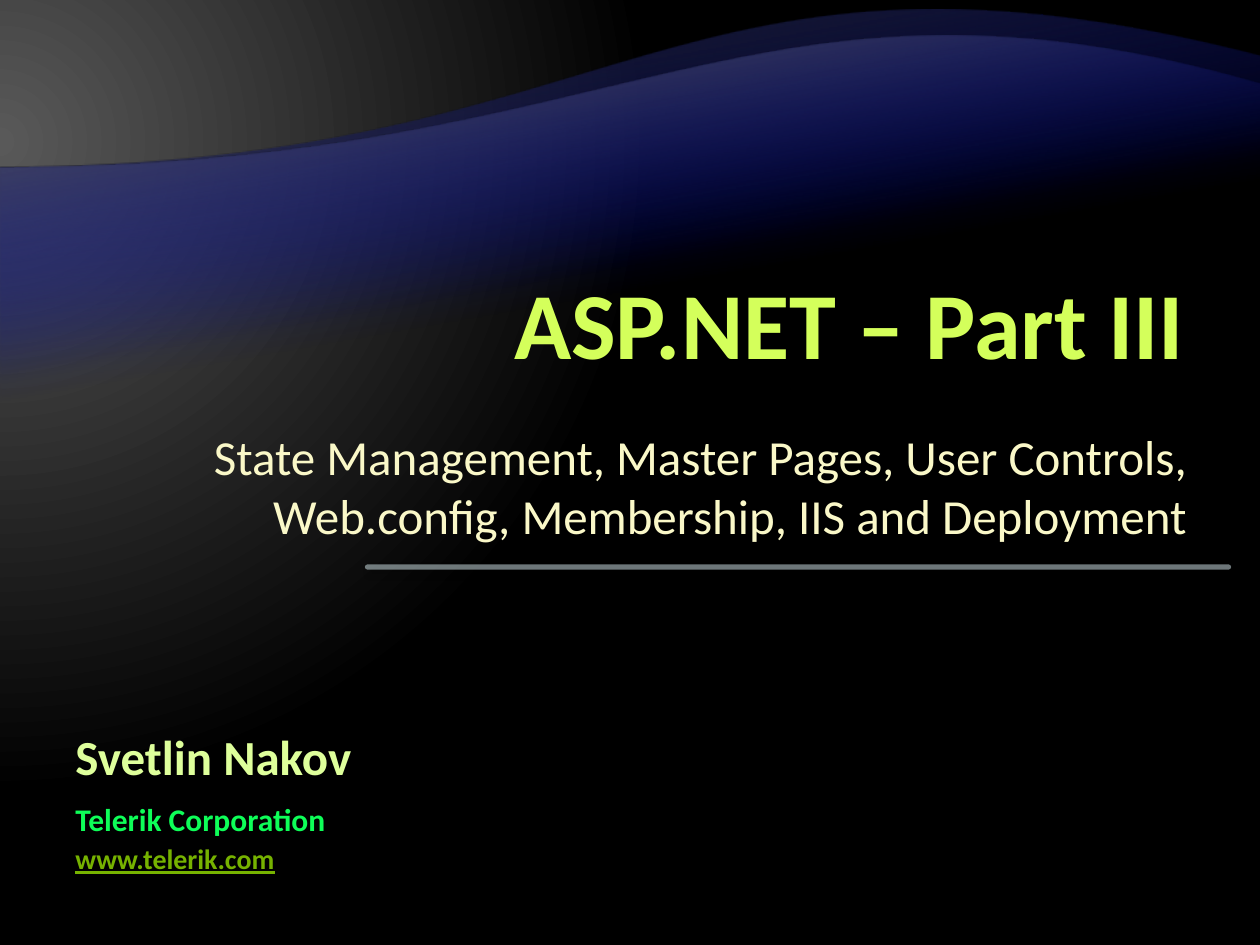
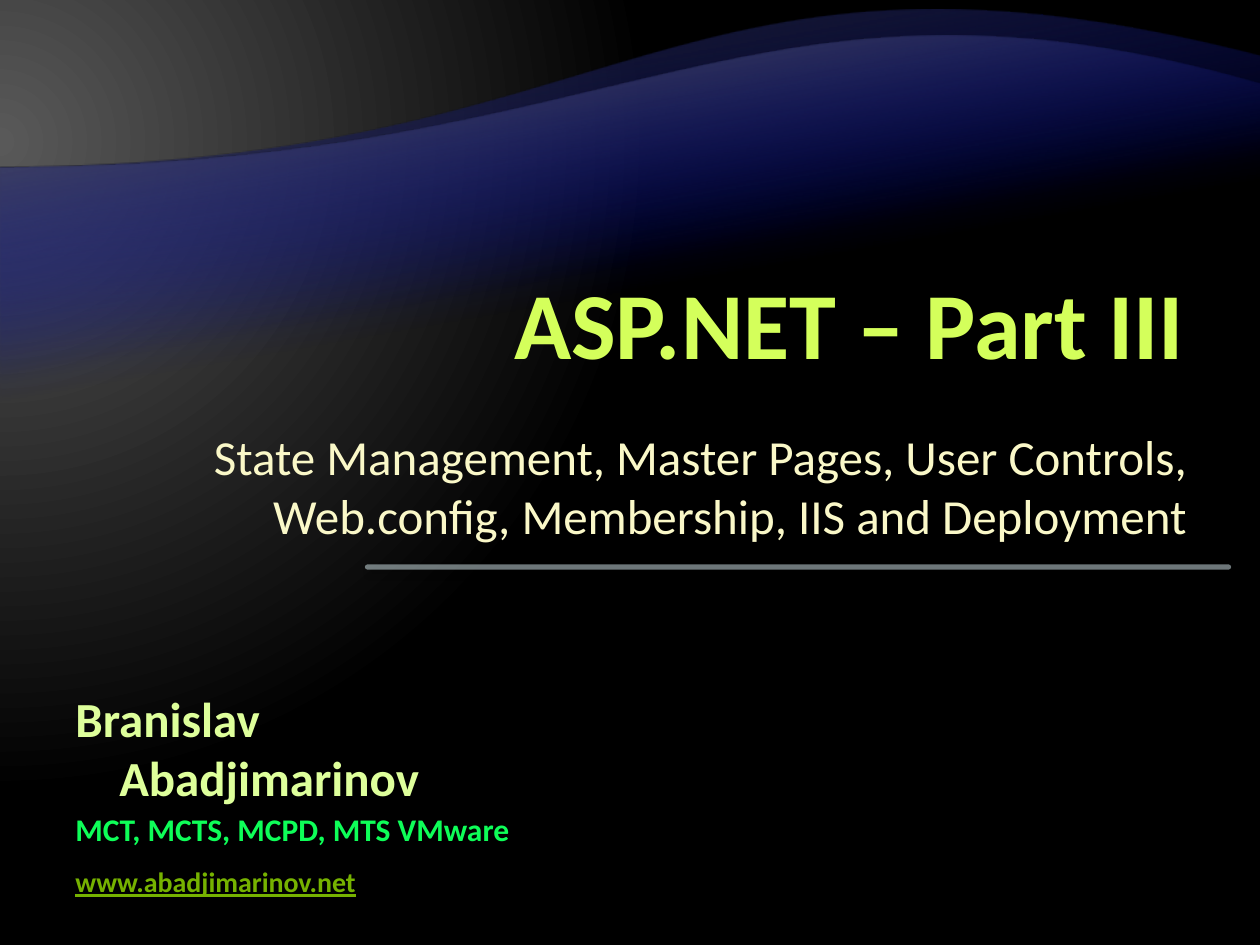
Before and after one commit to Graveheart/aspnetcourse, a slide deck: slide 1 of lectures/10. ASP.NET – Part III.pptx. Drawn at 1260x945 pixels with LibreOffice and Linux fonts; fonts in the diff are those of the drawing; background and template pictures are left out. Boxes give left, top, right and bottom in pixels: in the first picture for what was removed or moved away, otherwise in the second. Text is boxed around its words. In the diff, an @@ line names an element or a change of style, - is before the commit and + after.

```diff
--- a/lectures/10. ASP.NET – Part III.pptx
+++ b/lectures/10. ASP.NET – Part III.pptx
@@ text at box(75, 702, 419, 805): text changed @@
-Svetlin Nakov
+Branislav Abadjimarinov
@@ text at box(75, 820, 510, 845): text changed @@
-Telerik Corporation
+MCT, MCTS, MCPD, MTS VMware
@@ text at box(75, 872, 355, 897): text changed @@
-www.telerik.com
+www.abadjimarinov.net
```
Also in this commit, not shown: 1 other slide changed, 46 slides added, 1 other file.
